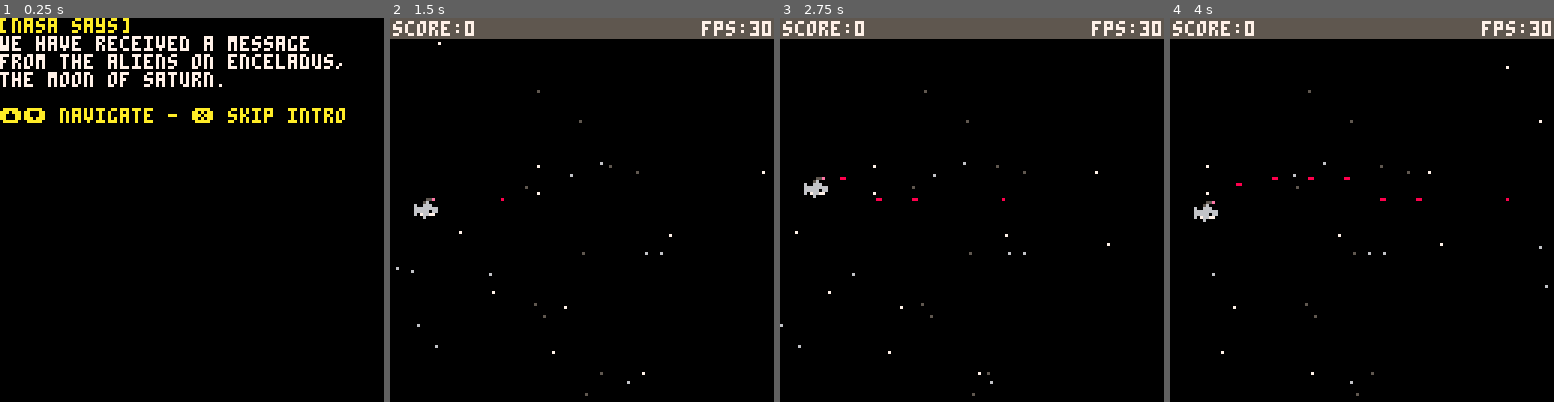
Above: before the commit, frames 1-4 (left to right).
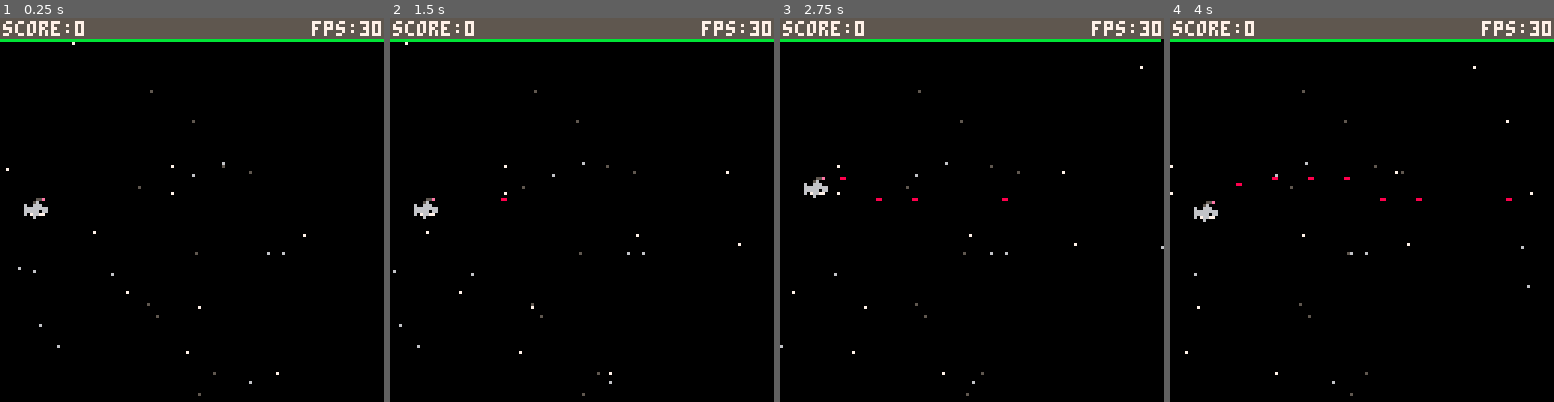
Above: after the commit, the same moments.

Repository: a2/shark-wars
Game: PICO-8 cartridge shark.p8
Two runs of this game, one before a commit and one after it. Both use one fixed random seed, a clock stepped at 60 frames per second and the inputs below.
Inputs:
- Up to frame 1 (0.25 s): no input
- Up to frame 2 (1.5 s): tap X (X key) at 0.33, 1.07 s; tap O (Z key) at 0.7 s
- Up to frame 3 (2.75 s): tap O (Z key) at 1.7, 2.1, 2.5 s; tap X (X key) at 1.85 s; hold Up 2.15-2.42 s
- Up to frame 4 (4 s): tap O (Z key) at 2.9, 3.3, 3.7 s; tap X (X key) at 2.97 s; hold Down 3.63-3.97 s

The runs differ from the first frame. In frame 1, 11% of the frame differs, in the area x 0-100%, y 0-99%; in frame 2, 1.2%; in frame 3, 1.1%; in frame 4, 1.1%.

Commit message:
Add laser charge bar

Diff:
--- a/shark.p8
+++ b/shark.p8
@@ -7,7 +7,7 @@
 function _init()
   add_mode("intro",intro_init,intro_update,intro_draw)
   add_mode("game",game_init,game_update,game_draw)
-  set_mode("intro")
+  set_mode("game")
 end
 
 function _update()
@@ -224,27 +224,39 @@
   return make_game_object("shark",x,y,0,{
     width=8,
     height=8,
-    last_laser=nil,
-    emitter_location=function(self)
-      return self.x+6,self.y
-    end,
+    charge=50,
+    charge_max=50,
     update=function(self)
-      --shoot on (z)
+      --shoot on 🅾️
       if btn(4) then
-        sfx(1)
-        if self.last_laser then
-          self.last_laser.x-=1
-          self.last_laser.width+=1
-        else
-          local x,y=self:emitter_location()
-          self.last_laser=make_laser(x,y)
-          -- sfx(1)
+        if self.charge>0 then
+          self.charge-=1
+          sfx(1)
+          if self.last_laser then
+            self.last_laser.x-=1
+            self.last_laser.width+=1
+          else
+            self.last_laser=make_laser(self.x+6,self.y)
+          end
         end
       else
-        --shark only move when not shooting lasers
+        self.charge=min(self.charge_max,self.charge+0.25)
+        --shark only moves when not shooting lasers
         if (btn(2) and self.y>8) self.y-=1
         if (btn(3) and self.y+self.height<128) self.y+=1
         self.last_laser=nil
+      end
+    end,
+    charge_bar_color=function(self)
+      local percent=self.charge/self.charge_max
+      if percent>0.75 then
+        return 11
+      elseif percent>0.5 then
+        return 10
+      elseif percent>0.25 then
+        return 9
+      else
+        return 8
       end
     end,
     draw=function(self)
@@ -252,6 +264,9 @@
       palt(1,true)
       spr(0,self.x,self.y)
       palt()
+
+      local percent=self.charge/self.charge_max
+      line(-1,7,flr(percent*129)-1,7,self:charge_bar_color())
     end,
   })
 end
@@ -260,34 +275,36 @@
   return make_game_object("laser",x,y,1,{
     width=1,
     height=1,
-    color=8,
     update=function(self)
       self.x+=1
       if (self.x>128) self.finished=true
     end,
     draw=function(self)
-      line(self.x,self.y,self.x+self.width-1,self.y+self.height-1,self.color)
+      line(self.x,self.y,self.x+self.width-1,self.y+self.height-1,8)
     end
   })
 end
 
-function _make_starfield(x,y,color,speed)
+function _initial_stars(count)
   local i
   local stars={}
-  for i=1,10 do
+  for i=1,count do
     add(stars,{x=rndb(0,127),y=rndb(0,127)})
   end
-
-  return make_game_object("starfield",x,y,-1,{
+  return stars
+end
+
+function _make_starfield(x,color,speed)
+  return make_game_object("starfield",x,0,-1,{
     width=128,
     height=128,
-    stars=stars,
+    stars=_initial_stars(10),
     update=function(self)
       self.x-=speed
     end,
     draw=function(self)
       local star
-      for star in all(stars) do
+      for star in all(self.stars) do
         pset(self.x+star.x,self.y+star.y,color)
       end
     end
@@ -297,7 +314,7 @@
 function make_starfield_generator(color,speed)
   return make_game_object("starfield_generator",0,0,-1,{
     max=128,
-    starfields={_make_starfield(0,0,color,speed)},
+    starfields={_make_starfield(0,color,speed)},
     visible=false,
     update=function(self)
       local field
@@ -311,7 +328,7 @@
       end
 
       if max<128 then
-        add(self.starfields,_make_starfield(max,0,color,speed))
+        add(self.starfields,_make_starfield(max,color,speed))
         max+=128
       end
 
